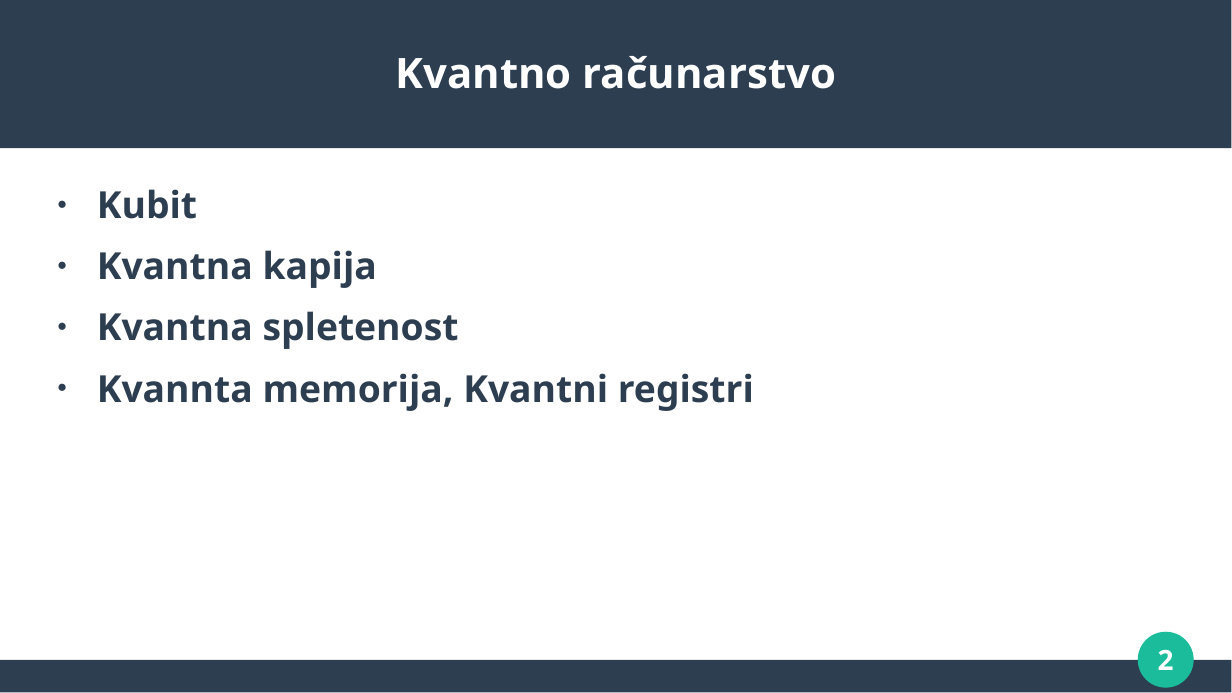
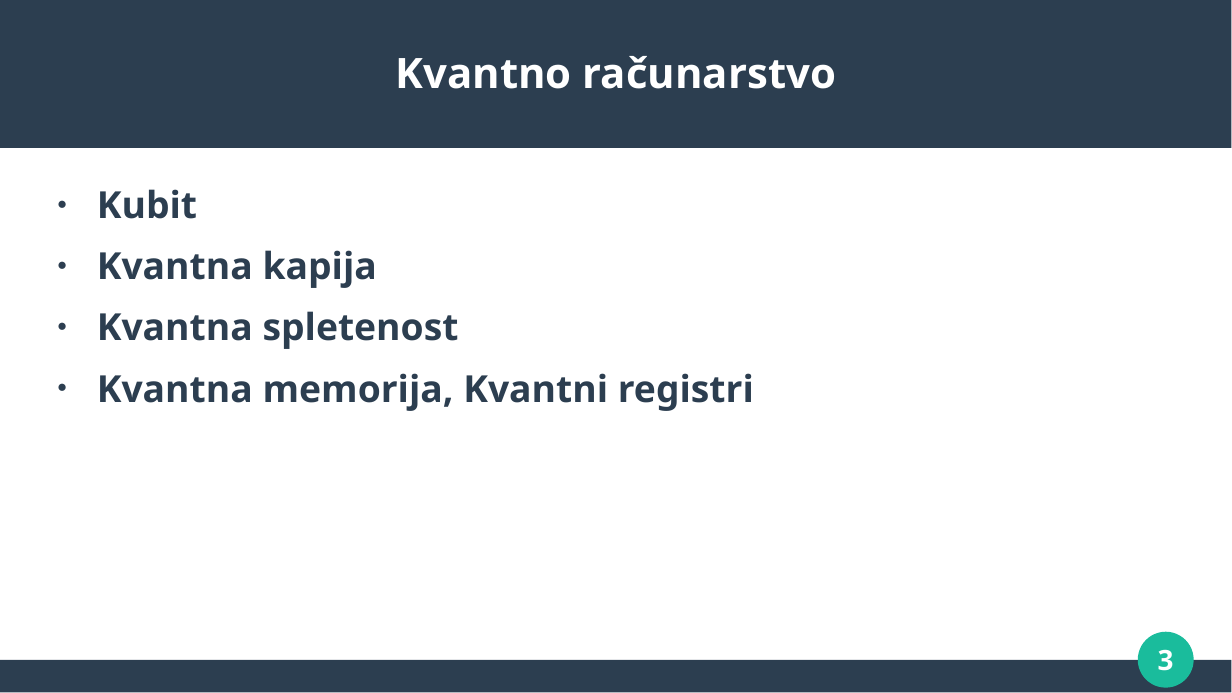
Before and after one commit to MilanBojic1999/Diplomski, a slide deck: slide 3 of presentation/Diplomski - prezentacija.pptx (slide 2 before the commit). Drawn at 1232x693 pixels with LibreOffice and Linux fonts; fonts in the diff are those of the drawing. Boxes give left, top, right and bottom in pixels: in the first picture for what was removed or moved away, otherwise in the second. Text is boxed around its words. In the diff, an @@ line names an element or a change of style, - is before the commit and + after.

```diff
--- a/presentation/Diplomski - prezentacija.pptx
+++ b/presentation/Diplomski - prezentacija.pptx
@@ text at (97,373,754,411): text changed @@
-● Kvannta memorija, Kvantni registri
+● Kvantna memorija, Kvantni registri
@@ page number at (1158,649,1174,671): text changed @@
-2
+3
```
Also in this commit, not shown: 25 other slides changed, 2 slides added, 1 other file.
